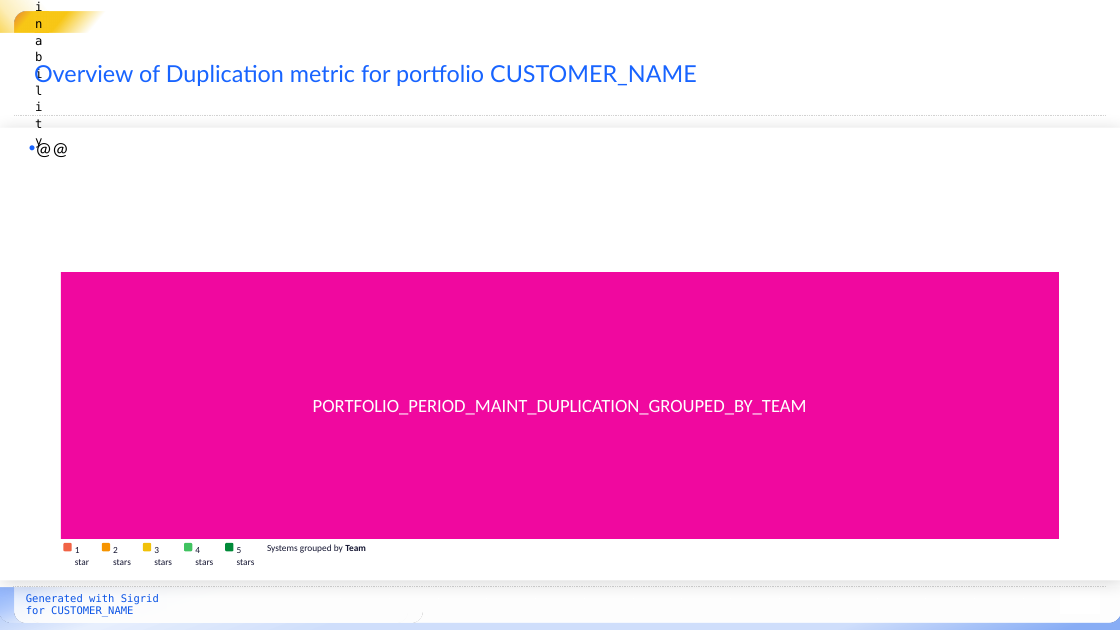
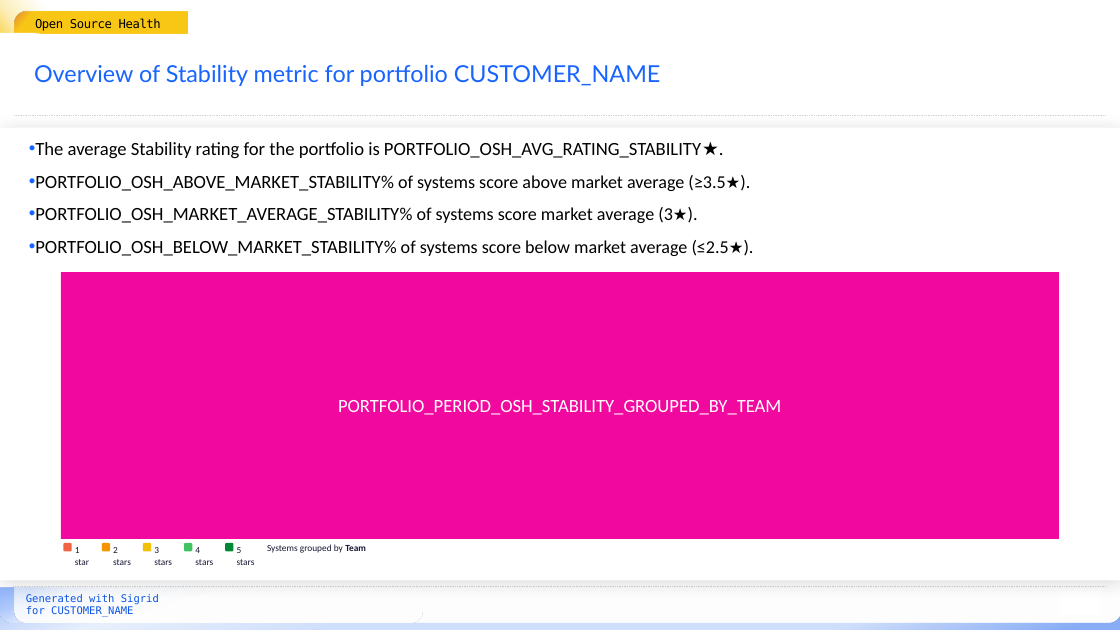
Before and after one commit to Software-Improvement-Group/sigrid-report-generator, a slide deck: slide 44 of src/report_generator/presets/templates/portfolio-metrics.pptx (slide 7 before the commit). Drawn at 1120x630 pixels with LibreOffice and Linux fonts; fonts in the diff are those of the drawing; background and template pictures are left out. Boxes give left, top, right and bottom in pixels: in the first picture for what was removed or moved away, otherwise in the second. Text is boxed around its words. In the diff, an @@ line names an element or a change of style, - is before the commit and + after.

Commit message:
Update portfolio metrics template

```diff
--- a/src/report_generator/presets/templates/portfolio-metrics.pptx
+++ b/src/report_generator/presets/templates/portfolio-metrics.pptx
@@ text removed at [35,12,49,33] @@
-Maintainability
@@ text added at [35,12,188,33], fill gradient #F8C716 to #F9C716, 10.5 pt, text #000000 @@
+Open Source Health
@@ title at [34,64,661,86]: text changed @@
-Overview of Duplication metric for portfolio CUSTOMER_NAME
+Overview of Stability metric for portfolio CUSTOMER_NAME
@@ rectangle removed at [0,128,1120,581] @@
@@ rectangle added at [0,128,1120,581], fill #FFFFFF @@
@@ text removed at [20,129,1078,273] @@
-• @@
@@ text added at [35,142,729,256], 16 pt, text #020202 @@
+• The average Stability rating for the portfolio is PORTFOLIO_OSH_AVG_RATING_STABILITY ★.
+• PORTFOLIO_OSH_ABOVE_MARKET_STABILITY% of systems score above market average (≥3.5★).
+• PORTFOLIO_OSH_MARKET_AVERAGE_STABILITY% of systems score market average (3★).
+• PORTFOLIO_OSH_BELOW_MARKET_STABILITY% of systems score below market average (≤2.5★).
@@ text in rectangle at [338,400,781,415]: text changed @@
-PORTFOLIO_PERIOD_MAINT_DUPLICATION_GROUPED_BY_TEAM
+PORTFOLIO_PERIOD_OSH_STABILITY_GROUPED_BY_TEAM
```
Also in this commit, not shown: 39 other slides changed, 10 slides removed.
